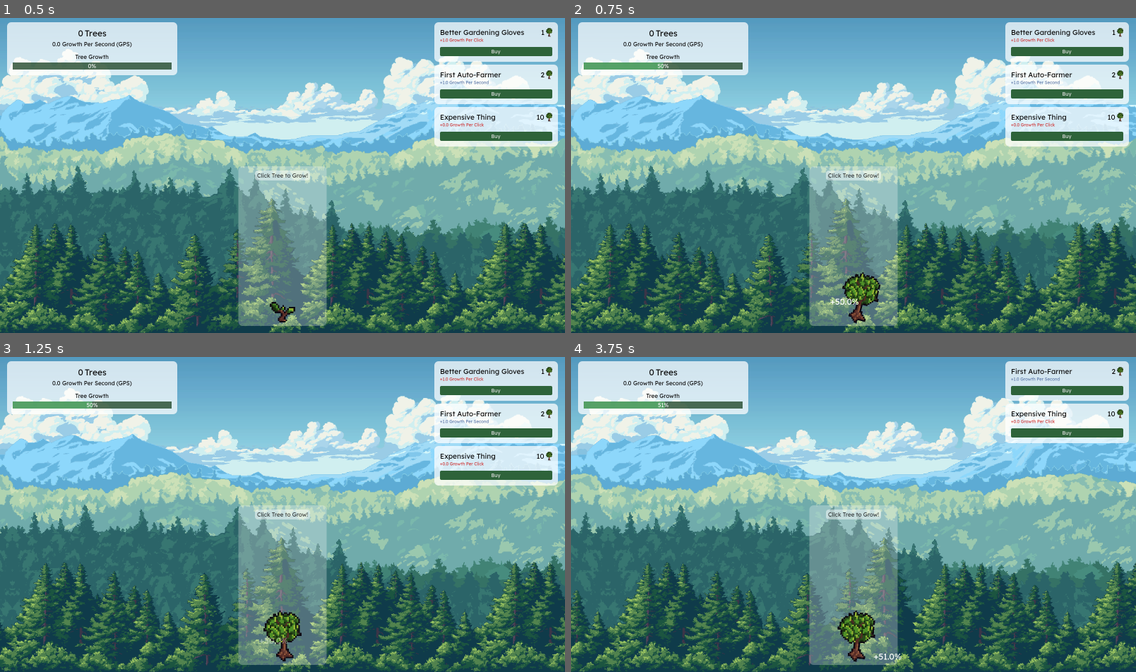
Above: before the commit, frames 1-4 (two rows, left to right).
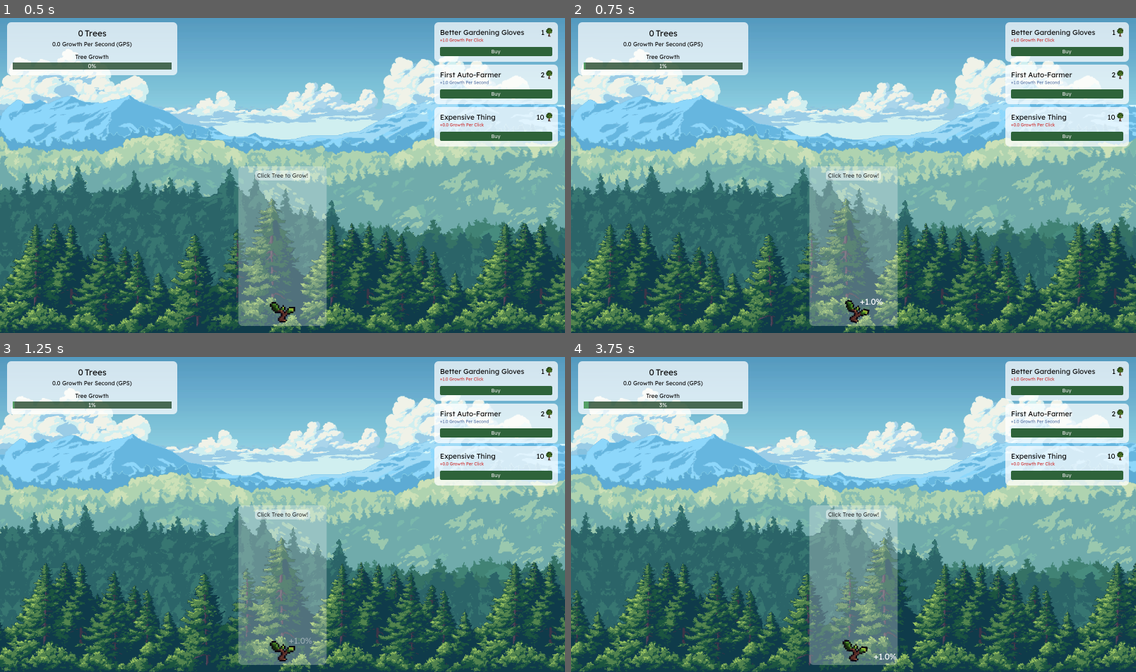
Above: after the commit, the same moments.

Repository: CallumB04/tree-clicker
Game: Godot game, scene res://Scenes/Game.tscn
Two runs of this game, one before a commit and one after it. Both use one fixed random seed, a clock stepped at 60 frames per second and the inputs below.
Inputs (mouse positions are in pixels of both pictures, inside the frame that each line leads up to; where the layout moved, square brackets give the same spot in the first picture):
- Up to frame 1 (0.5 s): no input
- Up to frame 2 (0.75 s): click (853, 310) at 0.5 s
- Up to frame 3 (1.25 s): no input
- Up to frame 4 (3.75 s): click "Buy" at 1.25 s; click (853, 649) [853, 637] at 2 s; click "Buy" at 2.75 s; click (853, 649) at 3.5 s

Frame 1 is identical in both runs. In frame 2, 1.0% of the frame differs, in the area x 2-56%, y 14-97%; in frame 3, 1.0%; in frame 4, 4.2%, in the area x 3-99%, y 3-97%.

Commit message:
fix: improve position range of click labels

Diff:
--- a/Scripts/Game.gd
+++ b/Scripts/Game.gd
@@ -2,7 +2,7 @@
 
 var trees: int = 0; ## game score
 var current_tree_growth: float = 0; ## value 0-100. at 100 trees increments
-var growth_per_click: float = 50; ## tree progress per click
+var growth_per_click: float = 1; ## tree progress per click
 var growth_per_second: float = 0; ## automatic tree progress per second
 
 const TreeClickLabel = preload("res://Scenes/tree_click_label.tscn");
@@ -44,7 +44,7 @@
 	var growth_label := TreeClickLabel.instantiate();
 	growth_label.text = "+%.1f" % [growth_per_click] + "%";
 	## randomising where to display label
-	var growth_label_x_pos := randi_range(size.x/2 - 72, size.x/2 + 60);
+	var growth_label_x_pos := randi_range(size.x/2 - 100, size.x/2 + 60);
 	var growth_label_y_pos := randi_range(size.y - ($TreeClicker.size.y * 4.5) - 96, size.y - ($TreeClicker.size.y * 2.5) - 12);
 	growth_label.position = Vector2i(growth_label_x_pos, growth_label_y_pos);
 	add_child(growth_label);
